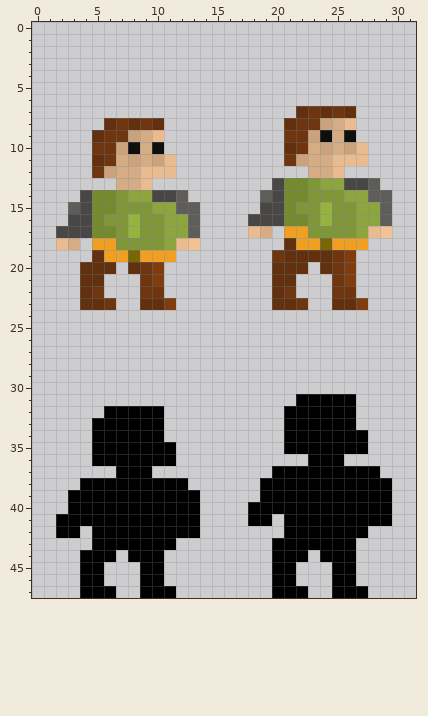
Pixel-art sprite -- .res/Entities/creatures/halfling/idle_R.png. Above: the version before the commit.
The file is 32x48 pixels. Colours within 5 levels of each other are drawn and written as one.
Once edited:
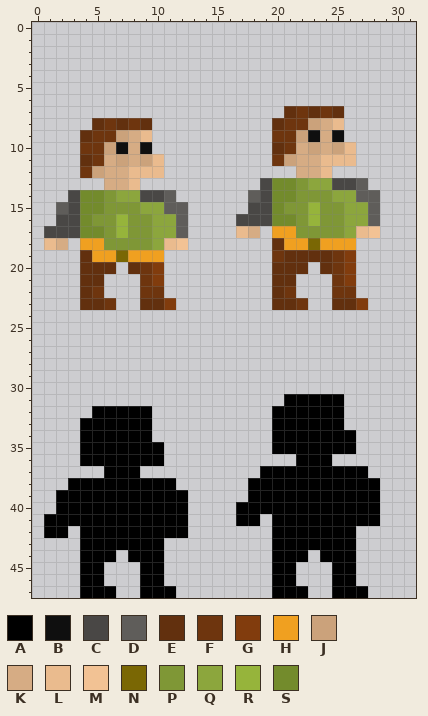
Palette (. is transparent): A #000000  B #0f0f0f  C #494745  D #5f5d5a  E #62300e  F #6e350e  G #813c0d  H #f0a020  J #cba27b  K #d6ac84  L #eabb8e  M #f2c294  N #7a6704  P #7f9736  Q #8ca63d  R #96b43b  S #738b2c
Diff:
Changed rows in their new state; - is an unchanged pixel.
first column x 1:
 7 --------------------EFEFE.---
 8 ----EFEFE.---------EF-JKL.---
 9 ---EF-JKL.---------F-JBKB.---
10 ---F-JBKB.---------EFKJKJL.--
11 ---EFKJKJL.--------FJK-L--.--
12 ---FJK-L--.----------K-L.----
13 -----K-L.---------CS-PQ-C-D.-
14 --CS-PQ-C-D.-----DCS-P--Q-D-.
15 -DCS-P--Q-D-.----C-SP-RP-Q-D.
16 -C-SP-RP-Q-D.---C--S-PRP-Q-D.
17 C--S-PRP-Q-D.---LK.H-P---QLM.
18 LK.H-P---QLM.------EH-NH--.--
19 ---EH-NH--.------------------
first column x 1:
31 --------------------A----.---
32 ----A----.---------A-----.---
33 ---A-----.---------A-----.---
34 ---A-----.---------A------.--
35 ---A------.--------A------.--
36 ---A------.----------A--.----
37 -----A--.---------A--------.-
38 --A--------.-----A----------.
39 -A----------.----A----------.
40 -A----------.---A-----------.
41 A-----------.---A-.A--------.
42 A-.A--------.------A------.--
43 ---A------.------------------
Where, in picture pixels (left, top, right, bottom), the same in both pictures:
changed: (44, 106, 392, 262)
changed: (44, 394, 392, 550)
